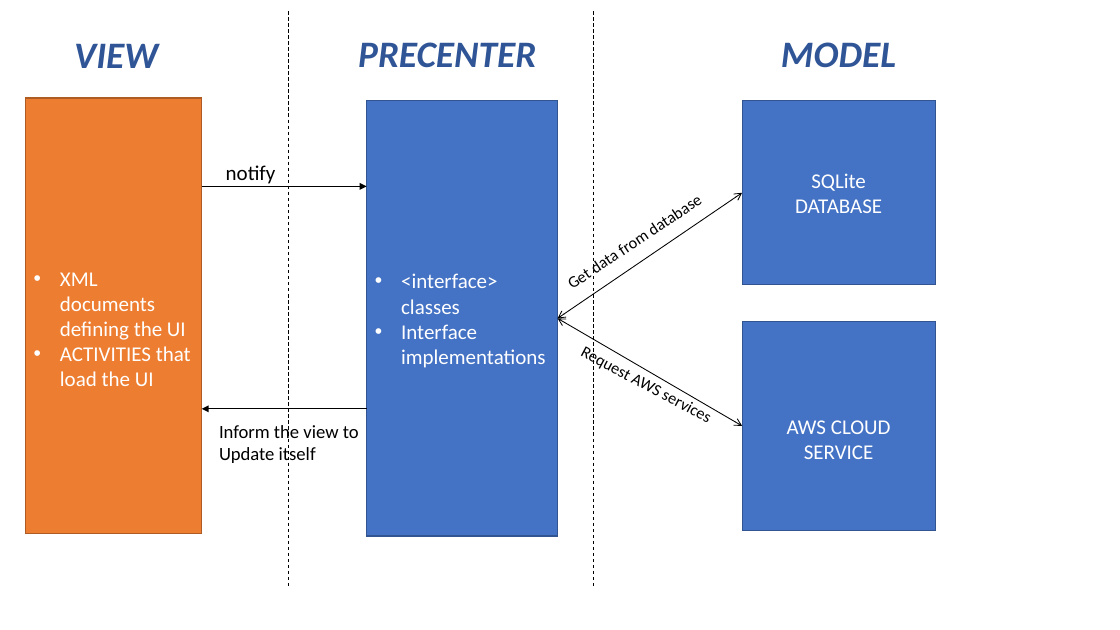
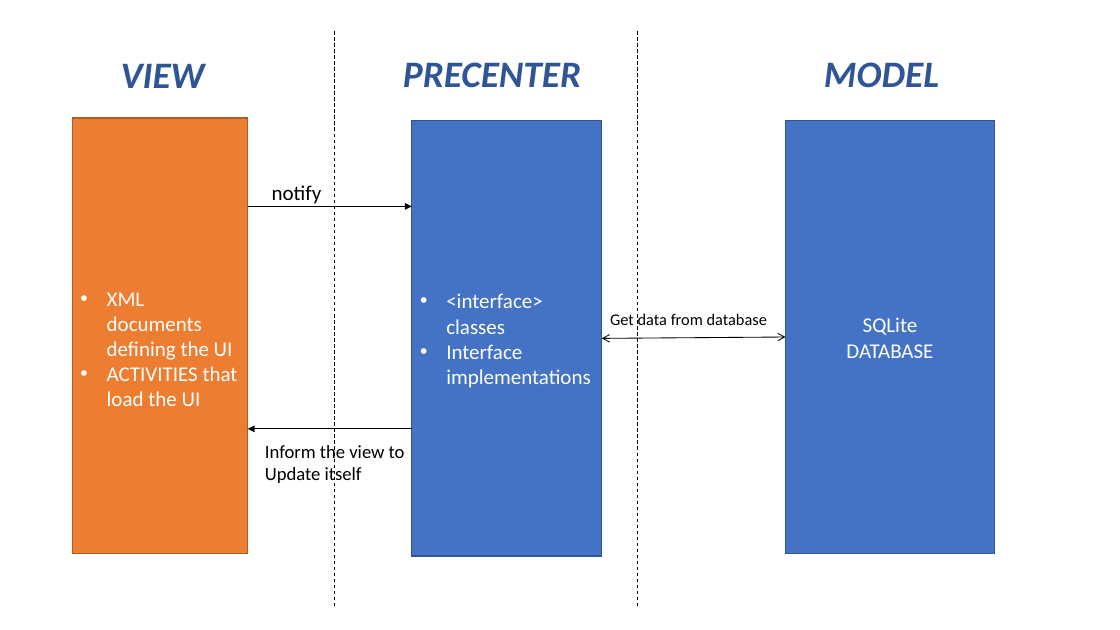
Before and after one commit to AbhiJay-K/LocADoc_App, a slide deck: slide 2 of FYP proposal V1/ArchitecutreDesign.pptx. Drawn at 1120x630 pixels with LibreOffice and Linux fonts; fonts in the diff are those of the drawing. Boxes give left, top, right and bottom in pixels: in the first picture for what was removed or moved away, otherwise in the second. Text is boxed around its words. In the diff, an @@ line names an element or a change of style, - is before the commit and + after.

```diff
--- a/FYP proposal V1/ArchitecutreDesign.pptx
+++ b/FYP proposal V1/ArchitecutreDesign.pptx
@@ rectangle "SQLite" resized from (x1=742, y1=101, x2=935, y2=285) to (x1=786, y1=121, x2=995, y2=554) @@
@@ 5 texts, 2 rectangles, 2 lines, 2 arrows moved together from (x1=25, y1=11, x2=896, y2=588) to (x1=72, y1=31, x2=939, y2=608) @@
@@ double arrow removed from (558, 318) to (742, 426) @@
@@ text "Get data from database" moved from (x1=795, y1=199, x2=882, y2=213) to (x1=610, y1=313, x2=767, y2=325) @@
@@ text "Get data from database" at (x1=610, y1=313, x2=767, y2=325): rotation 326 to 0 degrees @@
@@ rectangle removed at (x1=742, y1=321, x2=935, y2=530) @@
-AWS CLOUD
-SERVICE
@@ double arrow moved from (558, 318) - (742, 193) to (602, 339) - (786, 337) @@
@@ text removed at (x1=787, y1=420, x2=827, y2=434) @@
-Request AWS services
```
Also in this commit, not shown: 4 other files.
